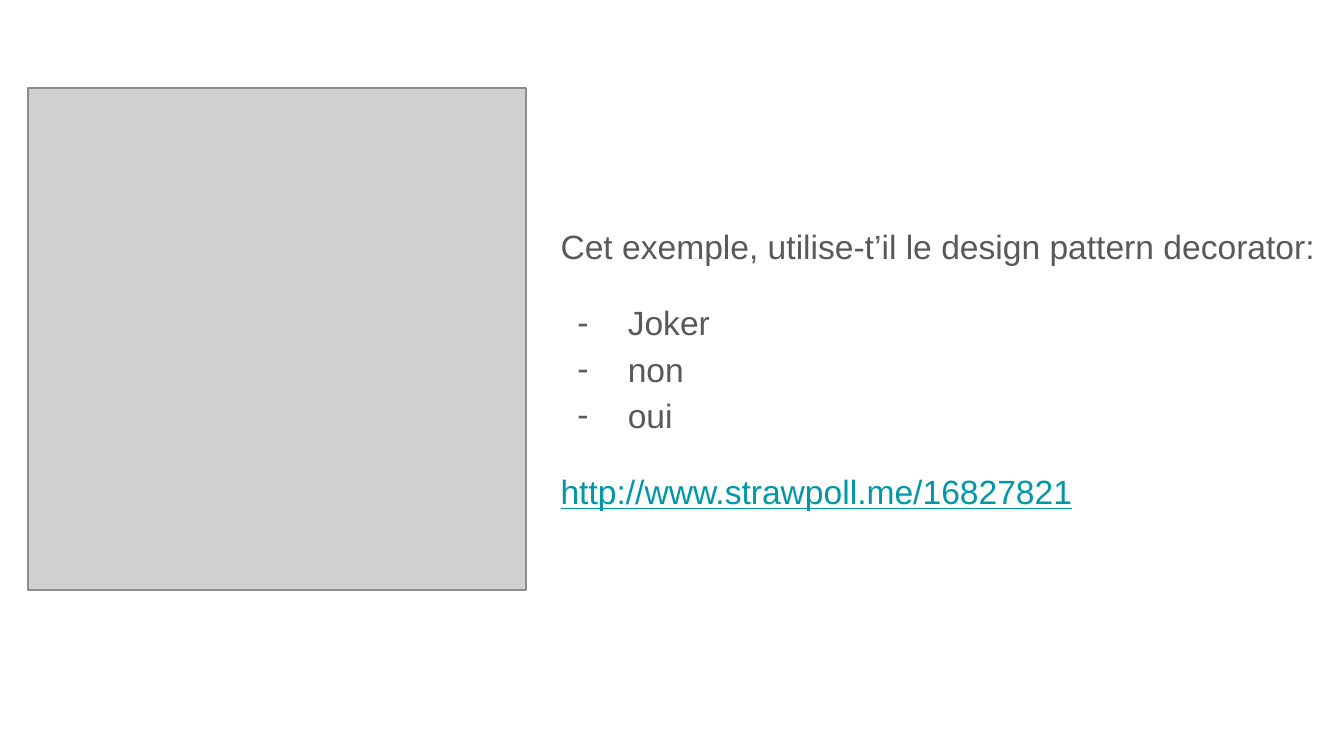
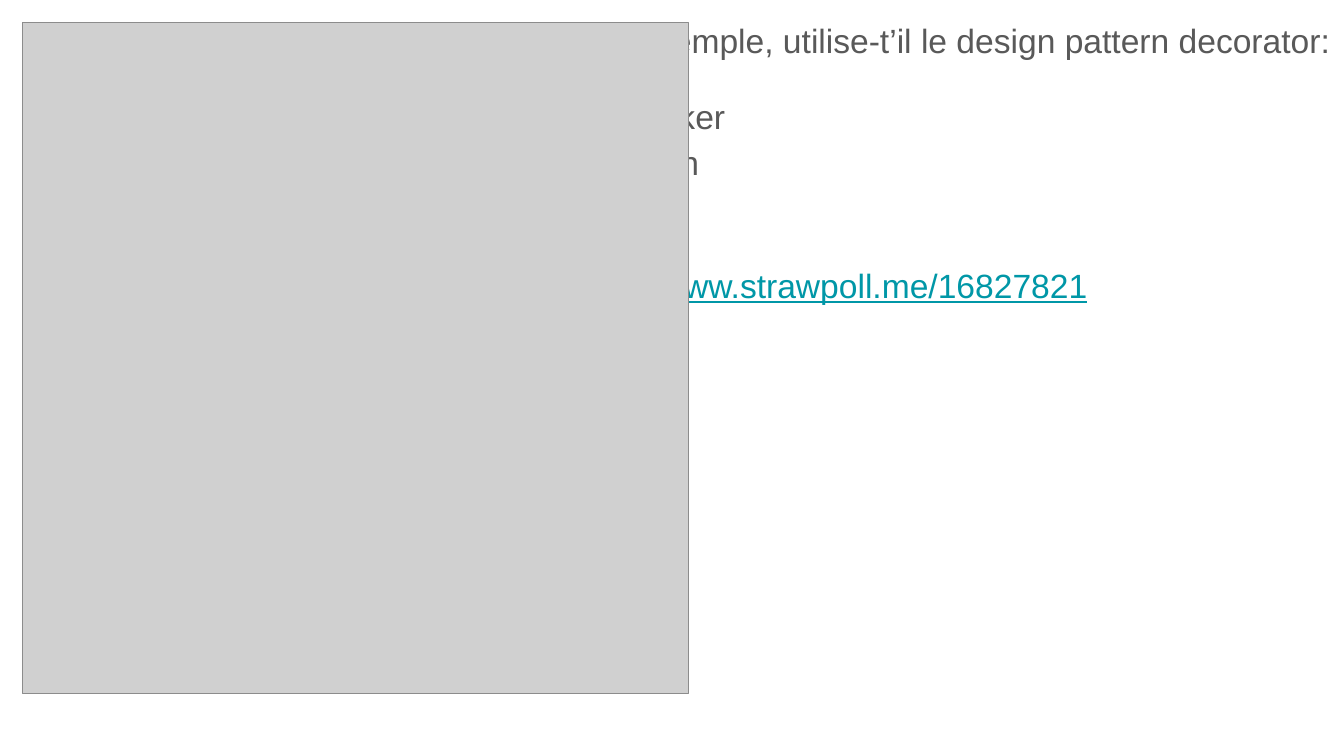
Before and after one commit to Minemega19/DesignPaternDecorator, a slide deck: slide 26 of diapoPrésentation.pptx. Drawn at 1344x756 pixels with LibreOffice and Linux fonts; fonts in the diff are those of the drawing; grey boxes stand for pictures. Boxes give left, top, right and bottom in pixels: in the first picture for what was removed or moved away, otherwise in the second. Text is boxed around its words. In the diff, an @@ line names an element or a change of style, - is before the commit and + after.

```diff
--- a/diapoPrésentation.pptx
+++ b/diapoPrésentation.pptx
@@ picture: place and size @@
-picture at <box>28,87,527,590</box>
+picture at <box>23,23,689,695</box>
@@ text "Cet exemple, utilise-t’il le design ...": place and size @@
-text "Cet exemple, utilise-t’il le design ..." at <box>561,234,1314,510</box>
+text "Cet exemple, utilise-t’il le design ..." at <box>576,26,1330,304</box>
```
Also in this commit, not shown: 3 other slides changed, 6 other files.
